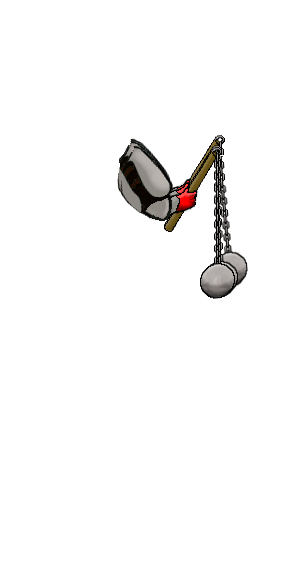
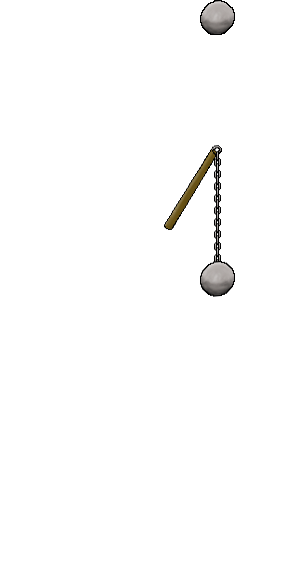
Layer changes from the first 305x580 image to the second:
added layer "Portapapeles" above "Capa pegada #1" over [200, 0, 235, 35]
showed "maza" over [164, 145, 235, 297]
hid "1" over [120, 145, 235, 299]
hid "2" over [117, 140, 239, 298]
hid "3" over [117, 135, 248, 289]
